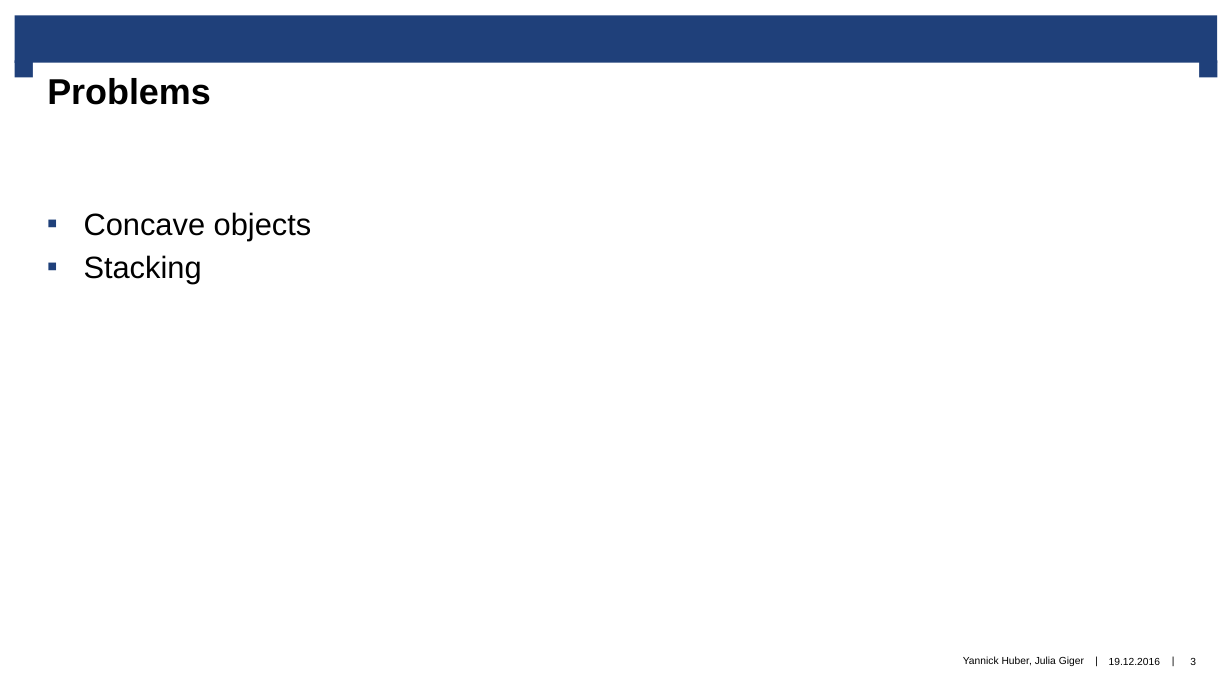
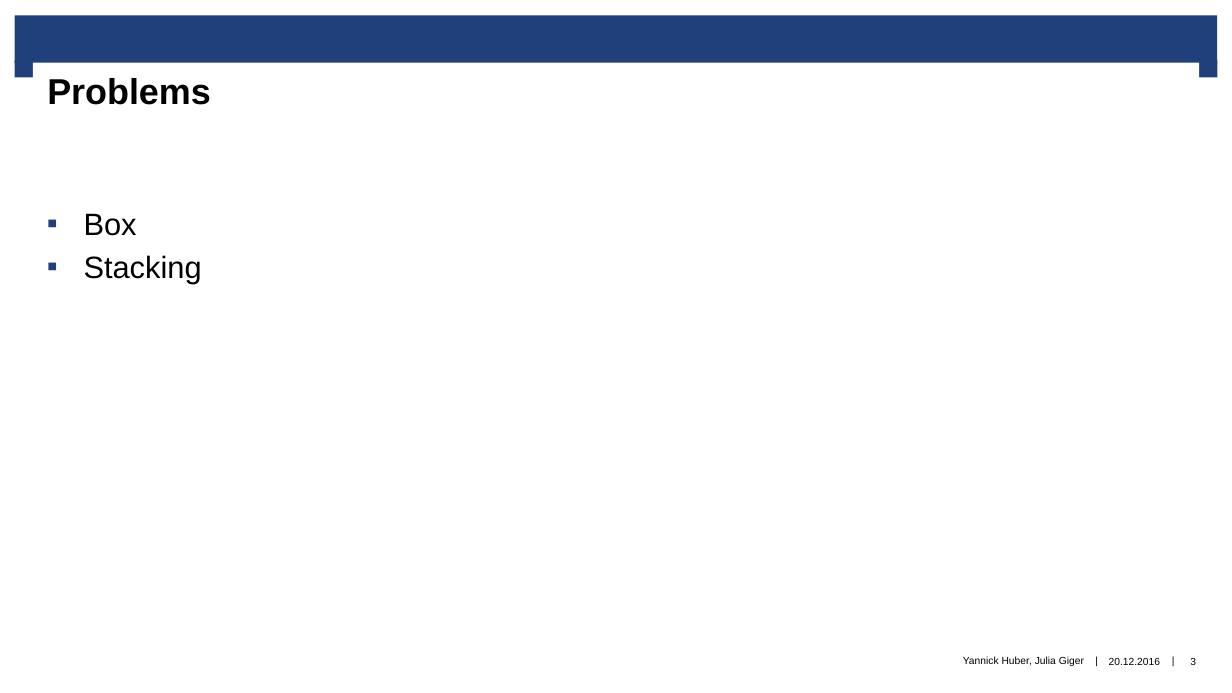
Before and after one commit to JuG16/pbs, a slide deck: slide 3 of project/final_presentation.pptx. Drawn at 1232x693 pixels with LibreOffice and Linux fonts; fonts in the diff are those of the drawing; background and template pictures are left out. Boxes give left, top, right and bottom in pixels: in the first picture for what was removed or moved away, otherwise in the second. Text is boxed around its words. In the diff, an @@ line names an element or a change of style, - is before the commit and + after.

```diff
--- a/project/final_presentation.pptx
+++ b/project/final_presentation.pptx
@@ text at [84, 213, 137, 236]: text changed @@
-▪ Concave objects
+▪ Box
@@ text at [1109, 658, 1161, 665]: text changed @@
-19.12.2016
+20.12.2016
```
Also in this commit, not shown: 9 other slides changed, 1 slide added.
